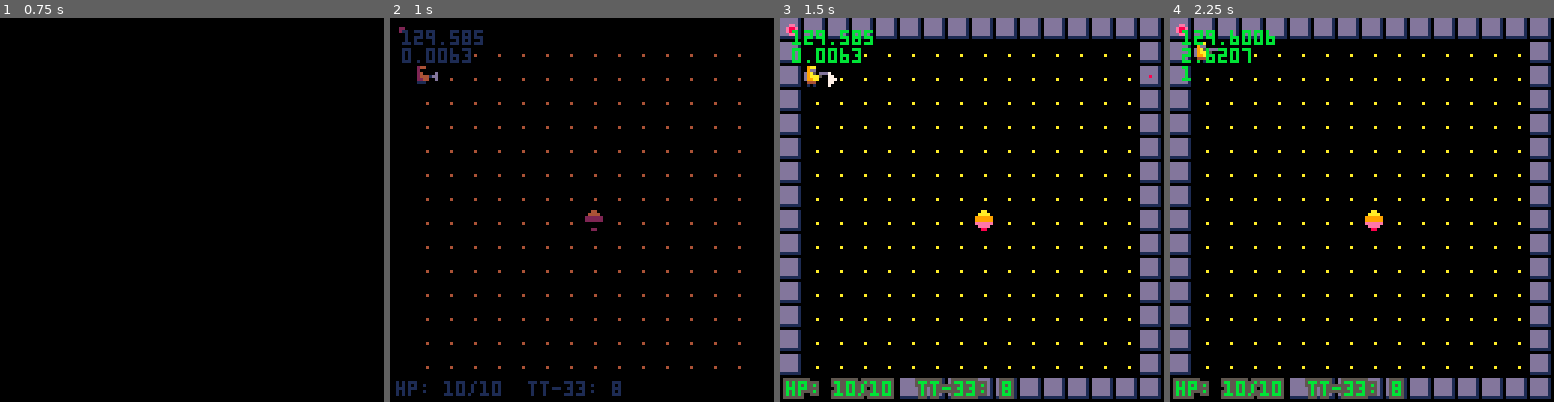
Above: before the commit, frames 1-4 (left to right).
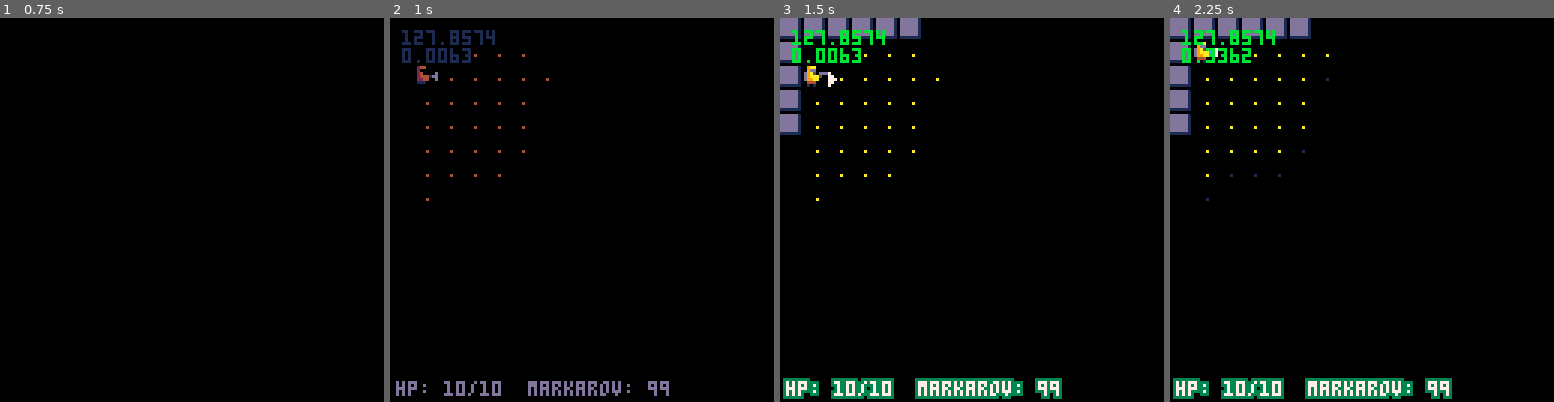
Above: after the commit, the same moments.

Repository: cjkg/zona-rl
Game: PICO-8 cartridge zona.p8
The game is run twice, just before and just after one commit, with the same random seed, the same clock (stepped at 60 frames per second) and the same inputs.
Inputs:
- Up to frame 1 (0.75 s): tap X (X key) at 0.33 s; tap O (Z key) at 0.7 s
- Up to frame 2 (1 s): no input
- Up to frame 3 (1.5 s): tap X (X key) at 1.07 s
- Up to frame 4 (2.25 s): hold Right 1.6-2.1 s; tap O (Z key) at 1.7, 2.1 s; tap X (X key) at 1.85 s; hold Up from 2.15 s (still down)

Frame 1 is identical in both runs. In frame 2, 2.5% of the frame differs, in the area x 1-92%, y 2-99%; in frame 3, 16%; in frame 4, 17%, in the area x 0-100%, y 0-100%.

Commit message:
fixed ammo hud, got hazards disappearing when out of los
4344 tokens

Diff:
--- a/draws/draw_game.lua
+++ b/draws/draw_game.lua
@@ -9,17 +9,19 @@
 
 	cls()
 	map()
+	for h in all(hazards) do
+		if cansee(player,h) then
+			spr(h.sprt,h.x*8,h.y*8,1,1)
+		end
+	end
+
 	for e in all(entities) do
 		if cansee(player,e) then
 			spr(getframe(e.ani),e.x*8,e.y*8,1,1,e.flip)
 			--delete/review: put in own function
-			if e.hazards then
-				for h in all(e.hazards) do
-					spr(h.sprt,h.x,h.y)
-				end
-			end
 		end
 	end
+
 
 	for x=0,15 do
 		for y=0,15 do
@@ -34,7 +36,14 @@
 	if _upd==update_throw or _upd==update_shoot then
 		if _upd==update_shoot then
 			tx,ty=throwtile()
-			pset(tx*8+3,ty*8+3,8)
+			if tx<player.x then
+				player.flip=true
+			else
+				player.flip=false
+			end
+			if dist(player.x,player.y,tx,ty)<=player.los then
+				pset(tx*8+3,ty*8+3,8)
+			end
 		end
 
 		--delete/review laser sight for gun
--- a/draws/draw_inventory.lua
+++ b/draws/draw_inventory.lua
@@ -23,7 +23,7 @@
     rectfill2(4,58,28,20,6)
     rectfill2(6,60,24,16,12)
     spr(109,4,59,3,2)
-    print(tt_ammo,6,71,7)
+    print(ammo,6,71,7)
     print("items",40,36,6)
     print(rubles,6,80,7)
     print("p.",24,80,7)
--- a/gameplay/ai.lua
+++ b/gameplay/ai.lua
@@ -22,7 +22,7 @@
 
 function ai_attack(m)
     if dist(m.x,m.y,player.x,player.y)==1 then
-     --attack player
+        --attack player
         dx,dy=player.x-m.x,player.y-m.y
         hitmob(m,player)
         sfx(3)
--- a/gameplay/hitmob.lua
+++ b/gameplay/hitmob.lua
@@ -6,8 +6,7 @@
     local col=8
     if (atkm==player) col=10
     addfloat("-"..dmg,defm.x*8-1,defm.y*7,col)
-    if defm.hp <= 0 then
-        defm.hazards={}
+    if defm.hp <=    0 then
         del(entities,defm)
     end
 end
--- a/gameplay/shoot.lua
+++ b/gameplay/shoot.lua
@@ -4,11 +4,10 @@
     if mob then
         hitmob(player,mob,3)
         sfx(6)
-        tt_ammo-=1
-        debug[5]=mob.hp
+        ammo-=1
     else
         sfx(6)
-        tt_ammo-=1
+        ammo-=1
     end
 end
 
--- a/gameplay/step.lua
+++ b/gameplay/step.lua
@@ -1,3 +1,6 @@
 function step()
-
+    local h=gethazard(player.x,player.y)
+    if h then
+        player.hp+=h.hp
+    end
 end
--- a/main.lua
+++ b/main.lua
@@ -1,6 +1,6 @@
 function _init()
 	t,tani,fadeperc=0,0,0
-	_g=json_parse('{"mobobjects":{"candycorn":{"hp":5,"maxhp":5,"ani":[10,10,11,11],"atk":1,"los":0},"player":{"hp":10,"maxhp":10,"ani":[1,1,2,2],"atk":1,"los":100}},"mapobjects":[{"name":"door","tiles":[52],"sfx":1,"tile_effect":48}],"hazards":{"cross_hazard":{"name":"burner","sprt":12,"hp":-1},"spiral_hazard":[{"name":"burner","sprt":12,"hp":-1},{"name":"burner","sprt":12,"hp":-1},{"name":"burner","sprt":12,"hp":-1},{"name":"burner","sprt":12,"hp":-1}],"whip_hazard":[{"name":"burner","sprt":12,"hp":-1},{ …(247 unchanged characters)…
+	_g=json_parse('{"mobobjects":{"candycorn":{"hp":5,"maxhp":5,"ani":[10,10,11,11],"atk":1,"los":3,"atk_type":"whip"},"player":{"hp":10,"maxhp":10,"ani":[1,1,2,2],"atk":1,"los":5}},"mapobjects":[{"name":"door","tiles":[52],"sfx":1,"tile_effect":48}],"hazard_types":{"cross":{"name":"burner","sprt":12,"hp":-1},"spiral":[{"name":"burner","sprt":12,"hp":-1},{"name":"burner","sprt":12,"hp":-1},{"name":"burner","sprt":12,"hp":-1},{"name":"burner","sprt":12,"hp":-1}],"whip":[{"name":"burner","sprt":12,"hp":-1},{ …(247 unchanged characters)…
 	cross_cycle={{x=3,y=0},{x=0,y=3},{x=-3,y=0},{x=0,y=-3}}
 	spiral_pos={{x=2,y=2},{x=2,y=-2},{x=-2,y=-2},{x=-2,y=2},{x=1,y=1},{x=1,y=-1},{x=-1,y=-1},{x=-1,y=1}}
 	whip_pos={{x=0,y=1},{x=0,y=2},{x=0,y=3},{x=0,y=-1},{x=0,y=-2},{x=0,y=-3}}
@@ -35,35 +35,17 @@
 
 function startgame()
 	--review these to see if the dot call would just be cheaper. I think there need to be 4 of each to make it
-	turn,dirx,diry,mapani,dpal,p_ani,p_shoot_ani,mapobjects,mobobjects,buttonbuff,fog=1,_g.dirx,_g.diry,_g.mapani,_g.dpal,_g.p_ani,_g.p_shoot_ani,_g.mapobjects,_g.mobobjects,-1,blankmap(0)
-	inv={{
-		x=5,
-		y=8,
-		name="gun",
-		desc={"an old tokarev"},
-		item=true,
-		use_options={"equip","throw","trash"}
-		},
-		{
-			x=5,
-			y=8,
-			name="red herb",
-			desc={"a zone herb that", "heals 5 hp"},
-			item=true,
-			heal=5,
-			effect="heal",
-			use_options={"use","throw","trash"}
-		}
-
-	}
+	turn,dirx,diry,mapani,dpal,p_ani,p_shoot_ani,mapobjects,mobobjects,buttonbuff,fog=1,_g.dirx,_g.diry,_g.mapani,_g.dpal,_g.p_ani,_g.p_shoot_ani,_g.mapobjects,_g.mobobjects,-1,blankmap(1)
+	inv={}
 	p_t=0
-	tt_ammo,slots,maxslots,rubles=99,3,6,1000
-	whip_hazard=_g.hazards.whip_hazard
+	ammo,slots,maxslots,rubles=99,3,6,1000
+	hazard_types=_g.hazard_types
 	throw_dir,throw_dx,throw_dy=1,2,2
 	_upd=update_start
 	_drw=draw_start
 	float={}
 	entities={}
+	hazards={}
 	player=addmob("player",1,2)
 
 	--delete/review
--- a/objects/entity.lua
+++ b/objects/entity.lua
@@ -25,8 +25,8 @@
         atk=mobinfo.atk,
         task=ai_wait,
         los=mobinfo.los,
-        atk_type="whip",
-        hazards=whip_hazard
+        atk_type=mobinfo.atk_type,
+        hazards=hazard_types[mobinfo.atk_type]
     }
     add(entities,m)
     return m
--- /dev/null
+++ b/objects/hazard.lua
@@ -0,0 +1,10 @@
+function gethazard(x,y)
+
+	for h in all(hazards) do
+       if h.x==x and h.y==y then
+
+            return h
+	 	end
+	end
+	return false
+end
--- a/ui/drawhud.lua
+++ b/ui/drawhud.lua
@@ -6,6 +6,6 @@
     end
 
     rectfill2(0,hp_y-1,40,8,0)
-    oprint8("hp: "..player.hp.."/"..player.maxhp.."  tt-33: 8",2,hp_y,11,5)
+    oprint8("hp: "..player.hp.."/"..player.maxhp.."  markarov: "..ammo,2,hp_y,7,3)
     --delete/review change color when injured
 end
--- a/updates/update_hazards.lua
+++ b/updates/update_hazards.lua
@@ -1,23 +1,20 @@
 function update_hazards()
-
+    hazards={}
     for b in all(entities) do
-
 		local bx,by=b.x,b.y
-
-        if b.hazards and b!= player then
-            debug[4]=turn
+        if b.hazards then
             for h in all(b.hazards) do
-
                 if b.atk_type=="cross" then
-                    h.x=(bx+cross_cycle[turn%4+1].x)*8
-                    h.y=(by+cross_cycle[turn%4+1].y)*8
+                    h.x=(bx+cross_cycle[turn%4+1].x)
+                    h.y=(by+cross_cycle[turn%4+1].y)
                 elseif b.atk_type=="spiral" then
-                    h.x=bx*8+spiral_pos[turn%8+1].x*8
-                    h.y=by*8+spiral_pos[turn%8+1].y*8
+                    h.x=bx+spiral_pos[turn%8+1].x
+                    h.y=by+spiral_pos[turn%8+1].y
                 elseif b.atk_type=="whip" then
-                    h.x=bx*8
-                    h.y=by*8+whip_pos[turn%6+1].y*8
+                    h.x=bx
+                    h.y=by+whip_pos[turn%6+1].y
                 end
+                add(hazards,h)
             end
         end
     end
--- a/updates/update_player_turn.lua
+++ b/updates/update_player_turn.lua
@@ -6,14 +6,12 @@
 		_upd=update_game
 		if checkend() then
 			doai()
-
 		end
 		calcdist(player.x,player.y)
+
+		update_hazards()
 		step()
 		turn+=1
-		update_hazards()
 	end
 
-	debug[3]=turn
-
 end
--- a/updates/update_shoot.lua
+++ b/updates/update_shoot.lua
@@ -9,8 +9,9 @@
     throw_dy=diry[throw_dir+1]
     if btnp(4) then
         _upd=update_game
+        player.ani=p_ani
     elseif btnp(5) then
-        if tt_ammo>0 then
+        if ammo>0 then
             shoot()
             _upd=update_player_turn
         else
--- a/utils/map.lua
+++ b/utils/map.lua
@@ -2,29 +2,12 @@
 	return sqrt((fx-tx)^2+(fy-ty)^2)
 end
 
-function iswalkable2(x,y,mode)
-	local mode=mode or ""
- 	if inbounds(x,y) then
-  		local tle=mget(x,y)
-  		if mode=="sight" then
-			return not fget(tle,2)
-  		else
-	 		if not fget(tle,0) then
-	   			if mode=="checkmobs" then
-	    			return not getmob(x,y)
-	   			end
-	   			return true
-	  		end
-		end
- 	end
- 	return false
-end
 function iswalkable(x,y,mode)
-	local mode = mode or "test"
+	local mode = mode or ""
 	if inbounds(x,y) then
 	 	local tle=mget(x,y)
 	 	if mode=="sight" then
-	  		return not fget(tle,2)
+	  		return fget(tle,2)
 	 	else
 	  		if not fget(tle,0) then
 	   			if mode=="checkmobs" then
@@ -80,7 +63,7 @@
 
 	local err,e2=dx-dy
 	while not(x1==x2 and y1==y2) do
-		if not frst and not iswalkable(x1,y1,"sight") then return false end
+		if not frst and iswalkable(x1,y1,"sight") then return false end
 		frst,e2=false,err*2
 		if e2>-dy then
 			err-=dy
@@ -155,18 +138,18 @@
 end
 
 function calcdist(tx,ty)
-	local cand,step,candnew={},0
+	local cand,_step,candnew={},0
 	distmap=blankmap(-1)
 	add(cand,{x=tx,y=ty})
 	distmap[tx][ty]=0
 	repeat
-		step+=1
+		_step+=1
 	 	candnew={}
 	 	for c in all(cand) do
 	  		for d=1,4 do
 		   		local dx,dy=c.x+dirx[d],c.y+diry[d]
 		   		if inbounds(dx,dy) and distmap[dx][dy]==-1 then
-					distmap[dx][dy]=step
+					distmap[dx][dy]=_step
 					if iswalkable(dx,dy) then
 				 		add(candnew,{x=dx,y=dy})
 					end
--- a/zona.p8
+++ b/zona.p8
@@ -54,25 +54,26 @@
 #include updates/update_hazards.lua
 
 #include objects/entity.lua
+#include objects/hazard.lua
 
 #include main.lua
 
 __gfx__
-0000000009aa0000000000000000000009aa000009aa00000000b0000a000b000088800000000000000aa0000000000000000000000000000008000000000000
-0000000009dd000009aa00000000000009dd000009dd000000a00000000000000888e8000088800000aaaa00000880000000000000000000000000000a000900
-00700700d9a5000709dd000000000000d9a50dddd9a50ddd00000a0000a000a028888e800888e8000999999000888800000ee000000880000a08090000000000
-00077000d9aaac77d9a50007ad5aa410d9aaa500d9aaa5000b0a0000b00000002888888028888880099999900eeeeee000e88e00008ee800000000000a080900
-00077000d99a0007d99aac77adaa9400d99a0000d99a0000000000000000000028888820028888000eeeeee00eeeeee000e88e00008ee8000a08090000000000
-0070070004440000d44400079999941004440000044400000000b00000000000028882000022200000eeee0009999990000ee00000088000000000000a080900
-000000000101000000100000829222e00101000001010000000b0a000000b0000022200000000000000880000099990000000000000000000a00090000000000
+0000000009aa0000000000000000000009aa000009aa00000000b0000a000b0000ccc00000000000000aa0000000000000000000000000000008000000000000
+0000000009dd000009aa00000000000009dd000009dd000000a00000000000000ccc6c0000ccc00000aaaa00000880000000000000000000000000000a000900
+00700700d9a5000709dd000000000000d9a50dddd9a50ddd00000a0000a000a0dcccc6c00ccc6c000999999000888800000ee000000880000a08090000000000
+00077000d9aaac77d9a50007ad5aa410d9aaa500d9aaa5000b0a0000b0000000dcccccc0dcccccc0099999900eeeeee000e88e00008ee800000000000a080900
+00077000d99a0007d99aac77adaa9400d99a0000d99a00000000000000000000dcccccd00dcccc000eeeeee00eeeeee000e88e00008ee8000a08090000000000
+0070070004440000d44400079999941004440000044400000000b000000000000dcccd0000ddd00000eeee0009999990000ee00000088000000000000a080900
+000000000101000000100000829222e00101000001010000000b0a000000b00000ddd00000000000000880000099990000000000000000000a00090000000000
 00000000000000000000000008888e8800000000000000000000000000b000a0000000000000000000000000000aa00000000000000000000000000000080000
-00000000000000007007000007007000000000000000000003bb0000000000000000000000000000000000000000000000000000000000000000000000000000
-0907090000070000000070700007a000000000000000000003dd000003bb00000000000000000000000000000000000000000000000000000000000000000000
-0000000000a0a0000707a000707a9070005555000000000053b5000003dd00000000000000000000000000000000000000000000000000000000000000000000
-070a070007090700007a907007a9e7000c5c5c50005555005334dddd53b500000000000000000000000000000000000000000000000000000000000000000000
-0000000000a0a00007a9e7007a9e89700055550005c5c5c05344b5005334dddd0000000000000000000000000000000000000000000000000000000000000000
-09070900000700007a9e8a70a9e82890000000000055550003bb00005344b5000000000000000000000000000000000000000000000000000000000000000000
-000000000000000009e289000e822200000000000000000001010000010100000000000000000000000000000000000000000000000000000000000000000000
+00000000000000007007000007007000000000000000000003bb0000000000000000a00000a00000000000000000000000000000000000000000000000000000
+0907090000070000000070700007a000000000000000000003dd000003bb0000000a00000a000000000000000000000000000000000000000000000000000000
+0000000000a0a0000707a000707a9070005555000000000053b5000003dd00000000a00000a00000000000000000000000000000000000000000000000000000
+070a070007090700007a907007a9e7000c5c5c50005555005334dddd53b50000000a0a00000a0000000000000000000000000000000000000000000000000000
+0000000000a0a00007a9e7007a9e89700055550005c5c5c05344b5005334dddd00a000a000a0a000000000000000000000000000000000000000000000000000
+09070900000700007a9e8a70a9e82890000000000055550003bb00005344b5000a0a0a000a000a00000000000000000000000000000000000000000000000000
+000000000000000009e289000e82220000000000000000000101000001010000a000a0a0a000a0a0000000000000000000000000000000000000000000000000
 00000000000000000000000000000000000000000000000000000000000000000000000000000000000000000000000000000000000000000000000000000000
 00008000000000006660666000000000000000000000000000000000000000000000000000000000000000000000000000000000000000000000000000000000
 00088800000000006880886088000880bb000bb00000000000000000000000000000000000000000000000000000000000000000000000000000000000000000
@@ -253,7 +254,7 @@
 
 
 __gff__
-0000000000000303030303030303030303030303030300000000000000000000030307000000000000000000000000000005000007000000000000000000000000000000000000000000000000000000000000000000000000000000000000000000000000000000000000000000000000000000000000000000000000000000
+0000000000000303030307070004030303030303030300000000000000000000030307000000000000000000000000000005000007000000000000000000000000000000000000000000000000000000000000000000000000000000000000000000000000000000000000000000000000000000000000000000000000000000
 0000000000000000000000000000000000000000000000000000000000000000000000000000000000000000000000000000000000000000000000000000000000000000000000000000000000000000000000000000000000000000000000000000000000000000000000000000000000000000000000000000000000000000
 __map__
 3131313131313131313131313131313100000000000000000000000000000000000000000000000000000000000000000000000000000000000000000000000000000000000000000000000000000000000000000000000000000000000000000000000000000000000000000000000000000000000000000000000000000000
Not shown, changed: the sound effects (__sfx__) section of zona.p8
